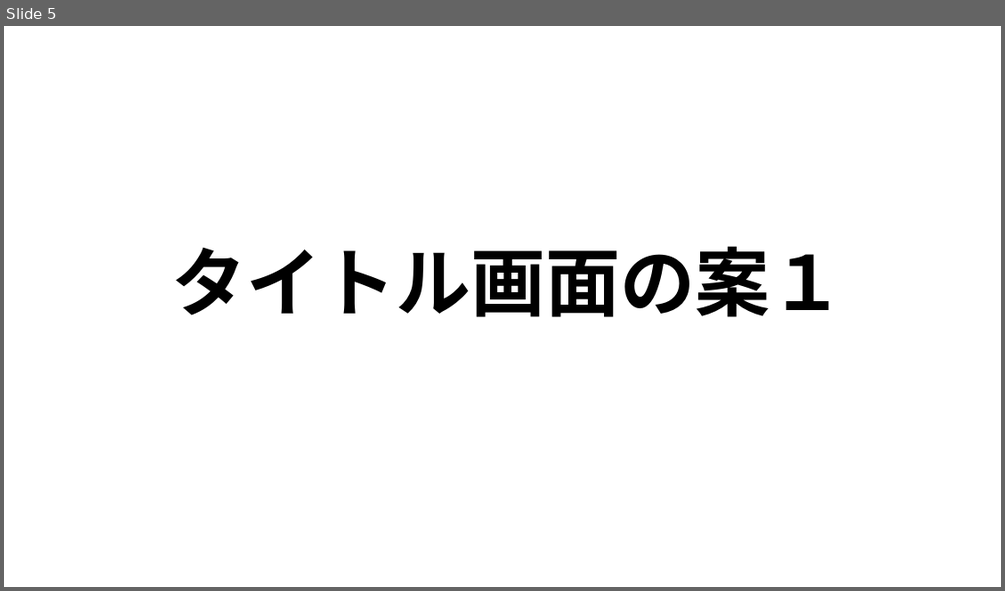
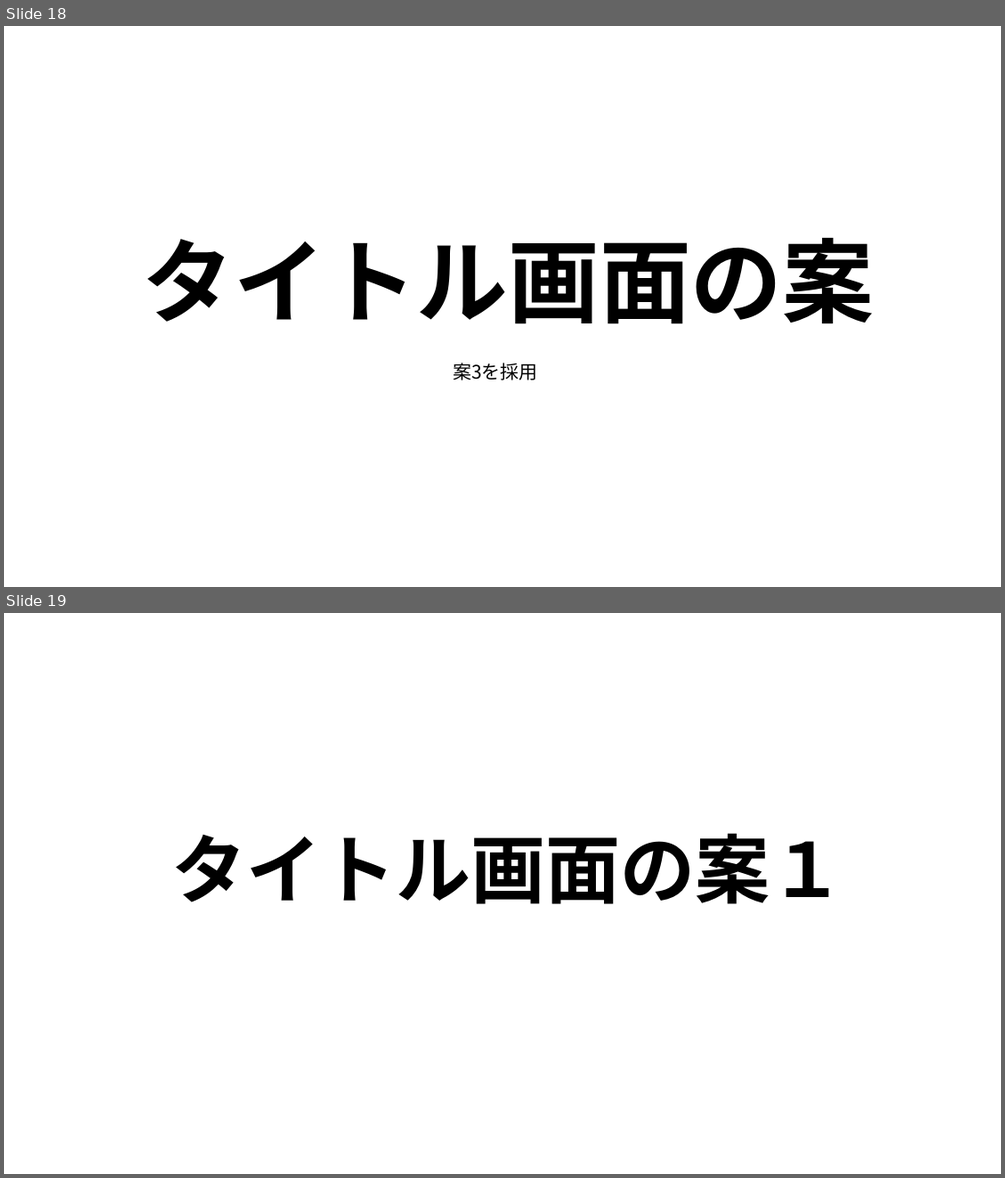
Before and after one commit to MizukiKato0416/sotsugyou_time_kato, a slide deck: 卒業制作_大元タイトル構成.pptx. Shown one above the other, each under a label of ours: slide 5 before the commit, slides 18 and 19 after it. The pictures are 1005x591 and 1005x1178 pixels, drawn with LibreOffice and Linux fonts; fonts in the diff are those of the drawing. Boxes give left, top, right and bottom in pixels: in the first picture for what was removed or moved away, otherwise in the second. Text is boxed around its words. In the diff, an @@ line names an element or a change of style, - is before the commit and + after.

```diff
--- a/卒業制作_大元タイトル構成.pptx
+++ b/卒業制作_大元タイトル構成.pptx
@@ slide 18 added at (4, 26, 1001, 587), background #FFFFFF @@
@@ title added at (143, 238, 874, 324), 88 pt, text #000000, bold @@
+タイトル画面の案
@@ text added at (453, 362, 538, 380), 18 pt, text #000000 @@
+案3を採用
@@ what was slide 5 is now slide 19 @@
```
Also in this commit, not shown: 11 slides changed, 9 other slides added.
